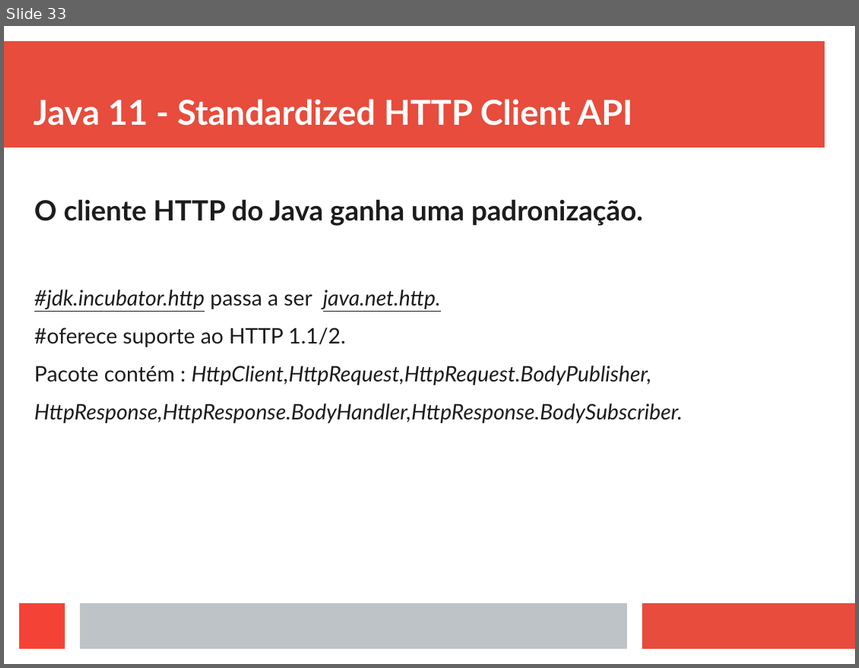
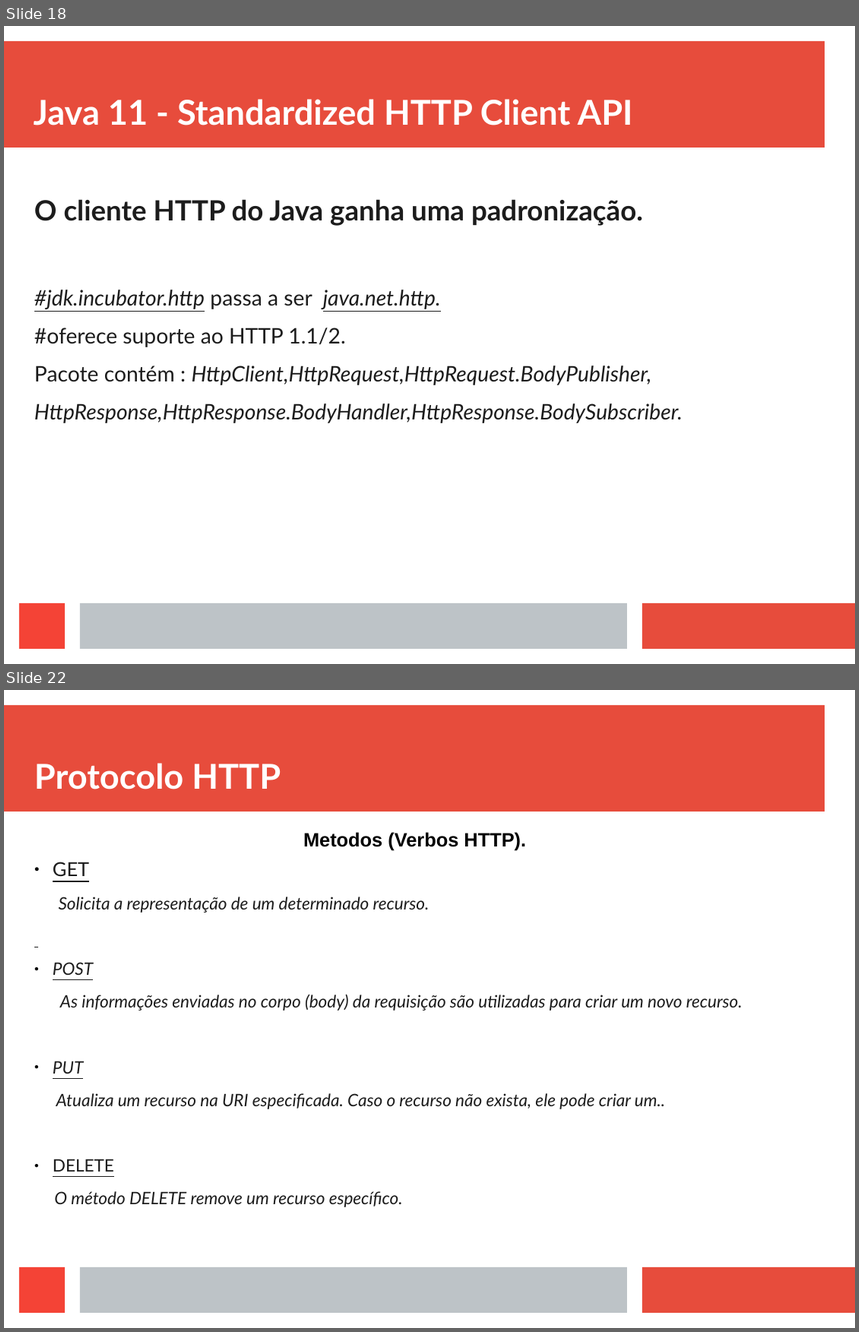
Before and after one commit to viniciusFortti/test, a slide deck: Apresentação/ApresentaçãoTerceiraSemana.odp. Shown one above the other, each under a label of ours: slide 33 before the commit, slides 18 and 22 after it; the slides between them are not shown. The pictures are 859x668 and 859x1332 pixels, drawn with LibreOffice and Linux fonts; fonts in the diff are those of the drawing. Boxes give left, top, right and bottom in pixels: in the first picture for what was removed or moved away, otherwise in the second. Text is boxed around its words. In the diff, an @@ line names an element or a change of style, - is before the commit and + after.

```diff
--- a/Apresentação/ApresentaçãoTerceiraSemana.odp
+++ b/Apresentação/ApresentaçãoTerceiraSemana.odp
@@ slide 22 added at [4, 690, 855, 1328], background #FFFFFF; not listed: 4 template elements that a slide beside it also shows @@
@@ title added at [34, 763, 281, 790], 32 pt, text #FFFFFF, bold @@
+Protocolo HTTP
@@ text added at [303, 832, 526, 850], 18 pt, text #000000, bold @@
+Metodos (Verbos HTTP).
@@ text added at [53, 862, 743, 1208], 16 pt, text #1C1C1C, italic @@
+● GET
+Solicita a representação de um determinado recurso.
+● POST
+As informações enviadas no corpo (body) da requisição são utilizadas para criar um novo recurso.
+● PUT
+Atualiza um recurso na URI especificada. Caso o recurso não exista, ele pode criar um..
+● DELETE
+O método DELETE remove um recurso específico.
@@ what was slide 33 is now slide 18 @@
```
Also in this commit, not shown: 8 other slides added, 16 slides removed, 4 other files.
